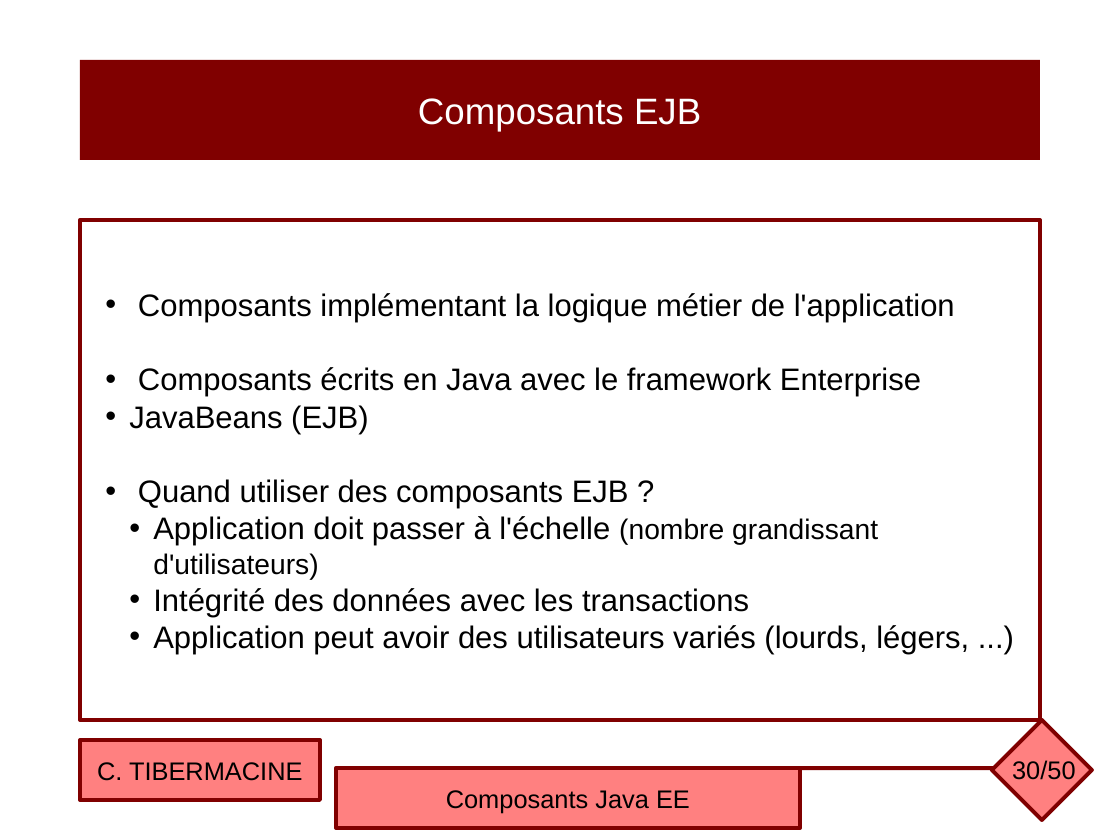
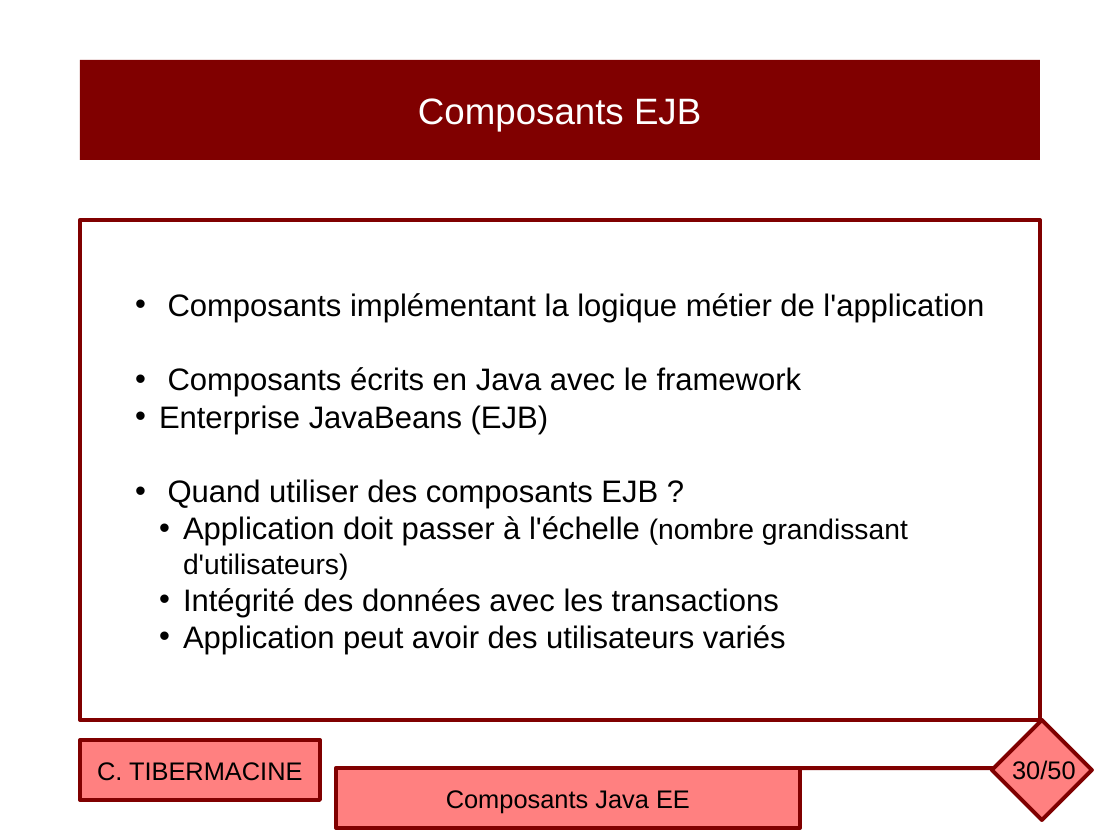
Before and after one commit to ctiber/composants, a slide deck: slide 30 of cours/cours1.odp. Drawn at 1120x840 pixels with LibreOffice and Linux fonts; fonts in the diff are those of the drawing. Boxes give left, top, right and bottom in pixels: in the first picture for what was removed or moved away, otherwise in the second. Text is boxed around its words. In the diff, an @@ line names an element or a change of style, - is before the commit and + after.

```diff
--- a/cours/cours1.odp
+++ b/cours/cours1.odp
@@ text in rectangle at <box>159,367,802,434</box>: spaces changed @@
-• Composants écrits en Java avec le framework Enterprise
-• JavaBeans (EJB)
+• Composants écrits en Java avec le framework
+• Enterprise JavaBeans (EJB)
@@ text in rectangle at <box>183,625,786,654</box>: text changed @@
-  • Application peut avoir des utilisateurs variés (lourds, légers, ...)
+  • Application peut avoir des utilisateurs variés
```
Also in this commit, not shown: 21 other slides changed, 1 slide added, 1 slide removed, 1 other file.
